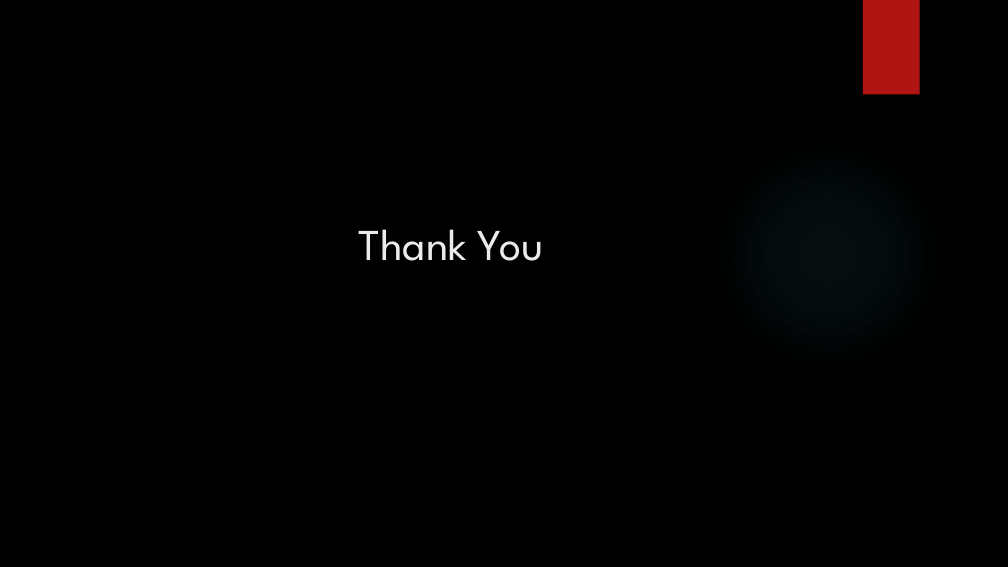
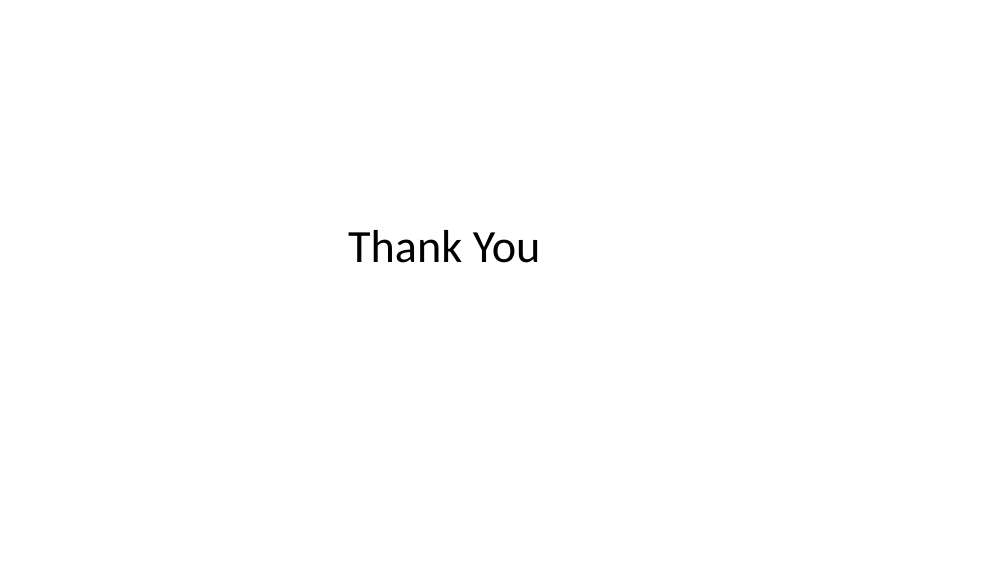
Before and after one commit to spr265/TechCharmProject, a slide deck: slide 5 of Documentation/PPT/Project PPT.pptx. Drawn at 1008x567 pixels with LibreOffice and Linux fonts; fonts in the diff are those of the drawing; background and template pictures are left out. Boxes give left, top, right and bottom in pixels: in the first picture for what was removed or moved away, otherwise in the second. Text is boxed around its words. In the diff, an @@ line names an element or a change of style, - is before the commit and + after.

```diff
--- a/Documentation/PPT/Project PPT.pptx
+++ b/Documentation/PPT/Project PPT.pptx
@@ background picture (left out) to #FFFFFF @@
@@ rectangle removed at (863, 0, 920, 95) @@
@@ ellipse removed at (712, 138, 944, 371) @@
@@ title "Thank You" at (348, 230, 541, 263): size 42 to 44 pt, font League Spartan to Calibri, text colour #EBEBEB to #000000; line spacing 1 to 0.9; vertical alignment top to middle @@
```
Also in this commit, not shown: 4 other slides changed, 2 other files.
